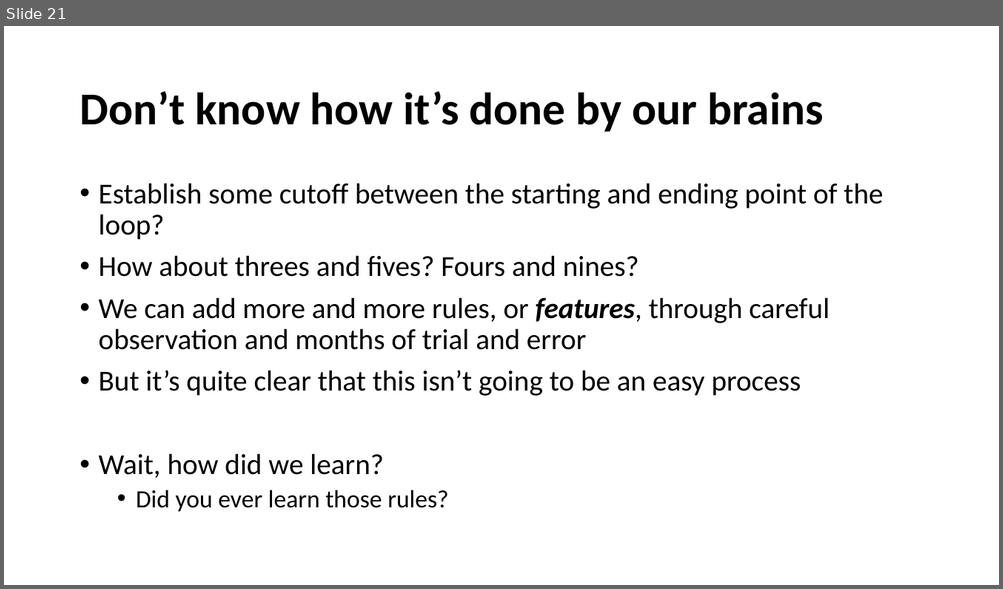
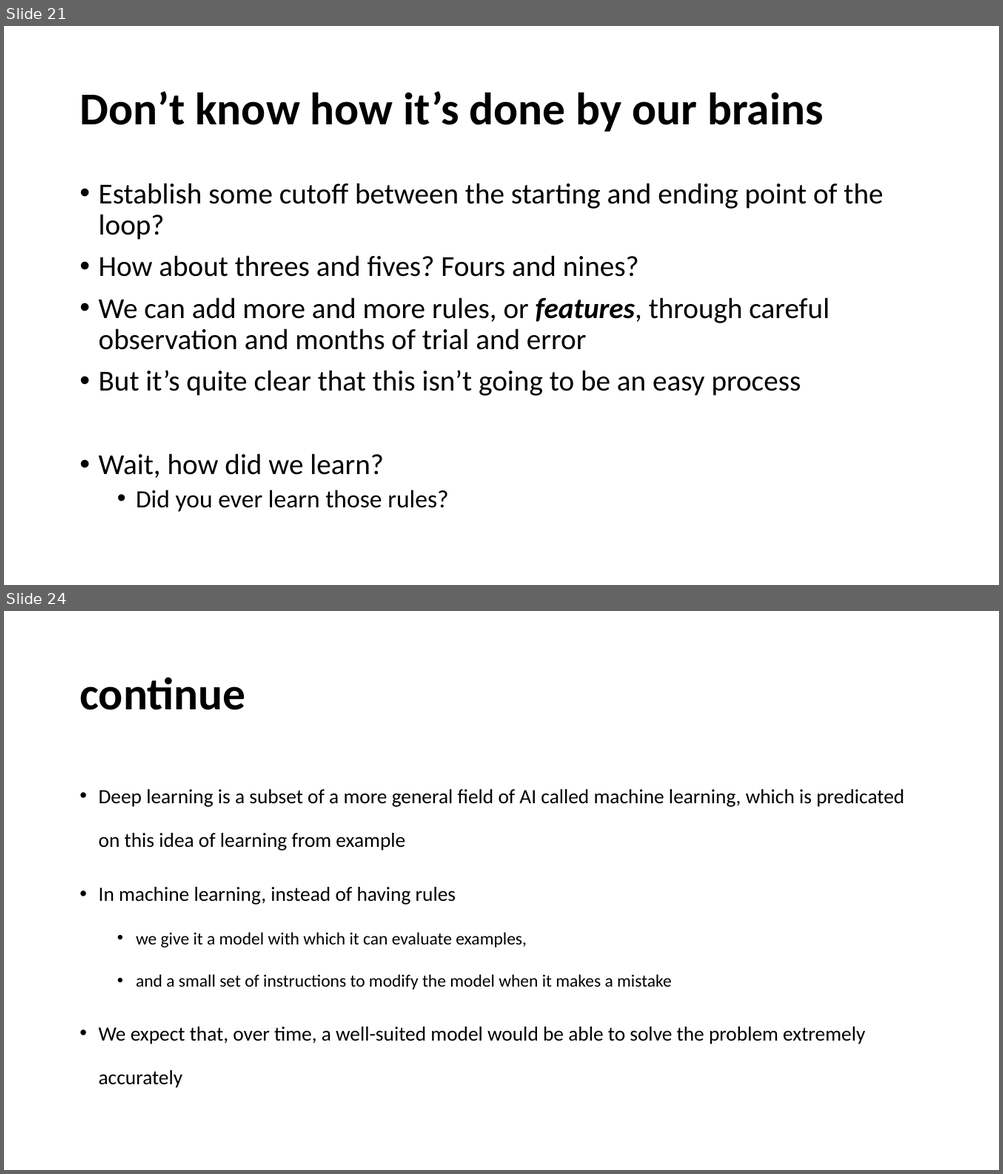
Before and after one commit to YeabinMoonEcon/BUS211, a slide deck: BUS243_NLP/lecture_notes/Lecture5.pptx. Shown one above the other, each under a label of ours: slide 21 before the commit, slides 21 and 24 after it; the slides between them are not shown. The pictures are 1003x589 and 1003x1174 pixels, drawn with LibreOffice and Linux fonts; fonts in the diff are those of the drawing. Boxes give left, top, right and bottom in pixels: in the first picture for what was removed or moved away, otherwise in the second. Text is boxed around its words. In the diff, an @@ line names an element or a change of style, - is before the commit and + after.

```diff
--- a/BUS243_NLP/lecture_notes/Lecture5.pptx
+++ b/BUS243_NLP/lecture_notes/Lecture5.pptx
@@ slide 24 added at (4, 611, 999, 1170), background #FFFFFF @@
@@ title added at (79, 677, 245, 710), 44 pt, text #000000, bold @@
+continue
@@ text added at (99, 789, 904, 1088), 19.6 pt, text #000000 @@
+• Deep learning is a subset of a more general field of AI called machine learning, which is predicated on this idea of learning from example
+• In machine learning, instead of having rules
+  • we give it a model with which it can evaluate examples,
+  • and a small set of instructions to modify the model when it makes a mistake
+• We expect that, over time, a well-suited model would be able to solve the problem extremely accurately
```
Also in this commit, not shown: 1 slide changed, 25 other slides added, 1 other file.
